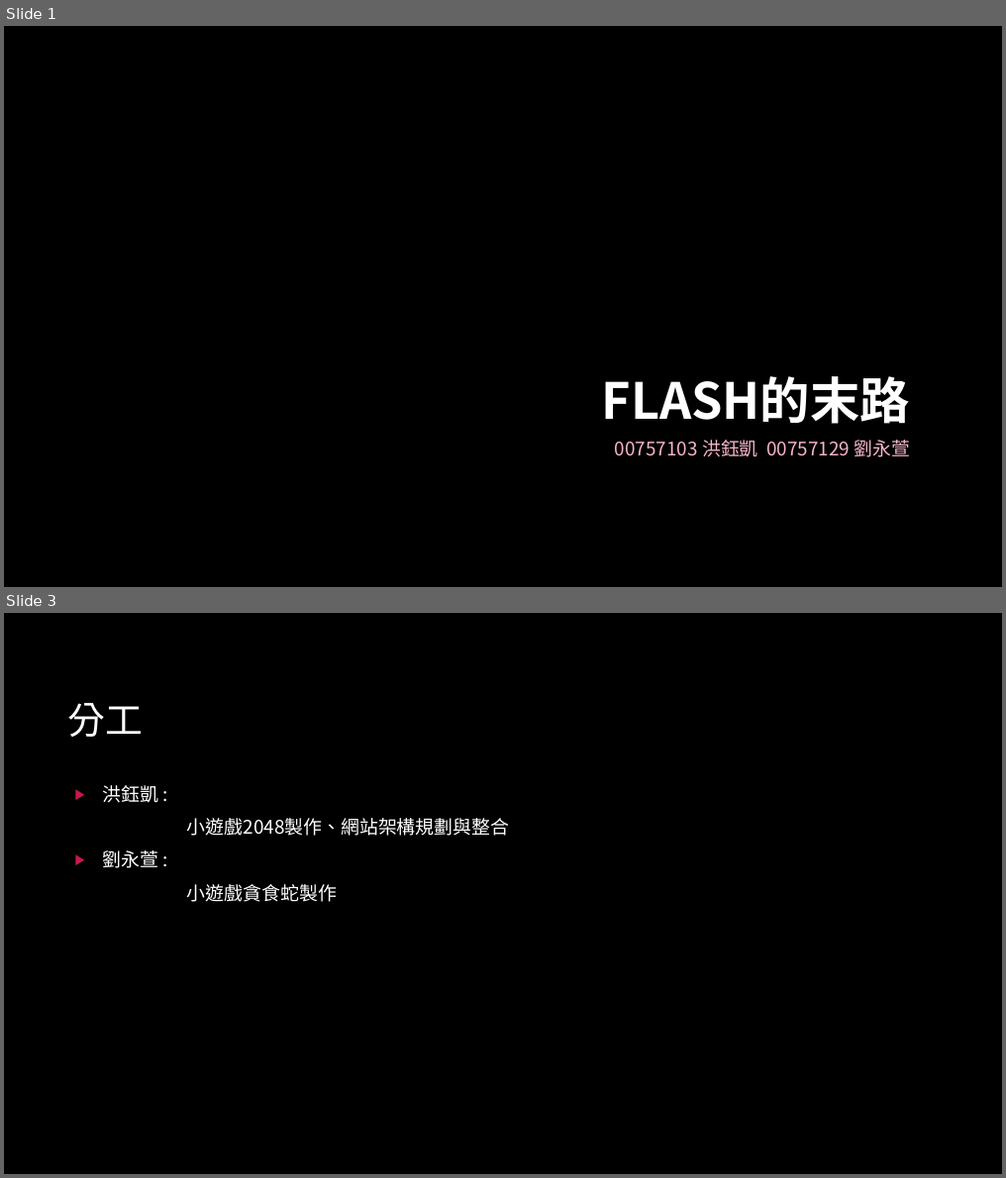
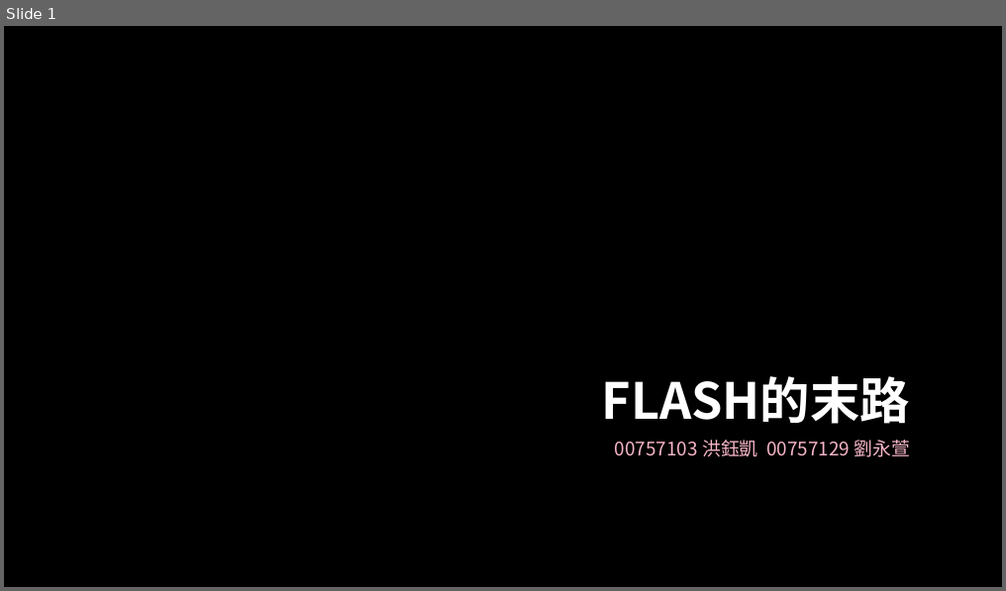
Before and after one commit to Yukimi27043816/WebProgrammingFinalProject, a slide deck: FLASH的末路-00757103+00757129.pptx. Shown one above the other, each under a label of ours: slides 1 and 3 before the commit, slide 1 after it; the slides between them are not shown. The pictures are 1006x1178 and 1006x591 pixels, drawn with LibreOffice and Linux fonts; fonts in the diff are those of the drawing; background and template pictures are left out. Boxes give left, top, right and bottom in pixels: in the first picture for what was removed or moved away, otherwise in the second. Text is boxed around its words. In the diff, an @@ line names an element or a change of style, - is before the commit and + after.

```diff
--- a/FLASH的末路-00757103+00757129.pptx
+++ b/FLASH的末路-00757103+00757129.pptx
@@ slide 3 removed at <box>4,613,1002,1174</box>, background picture (left out) @@
@@ title removed at <box>67,703,143,737</box> @@
-分工
@@ text removed at <box>103,785,509,902</box> @@
-▶ 洪鈺凱 :
-小遊戲2048製作、網站架構規劃與整合
-▶ 劉永萱 :
-小遊戲貪食蛇製作
```
Also in this commit, not shown: 2 slides changed, 3 slides added, 1 other file.
